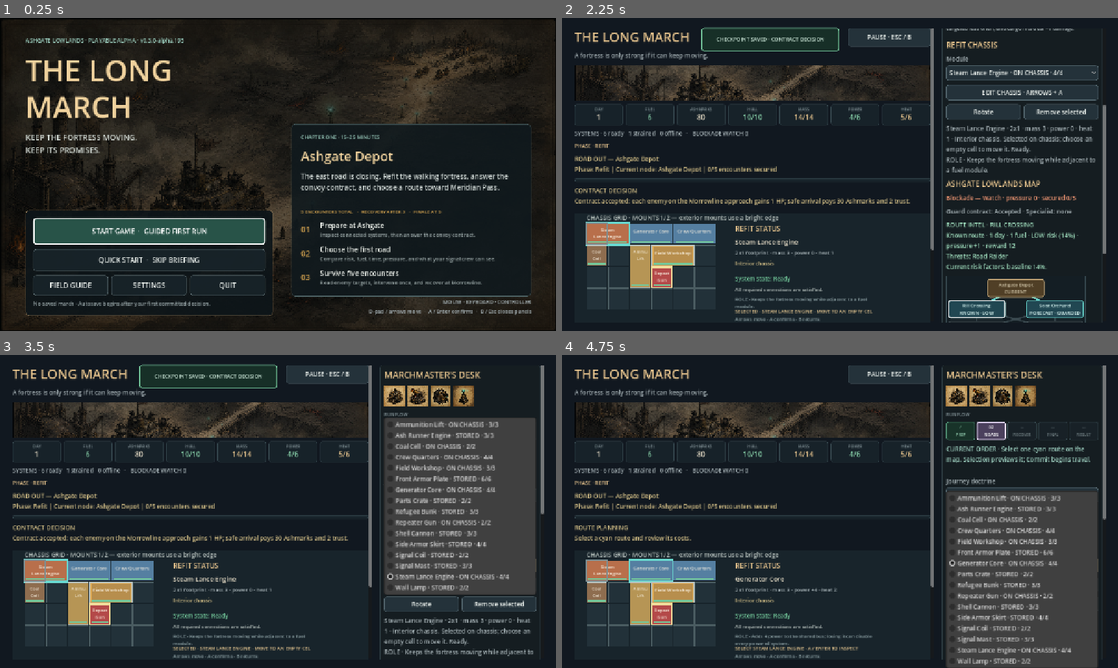
Above: before the commit, frames 1-4 (two rows, left to right).
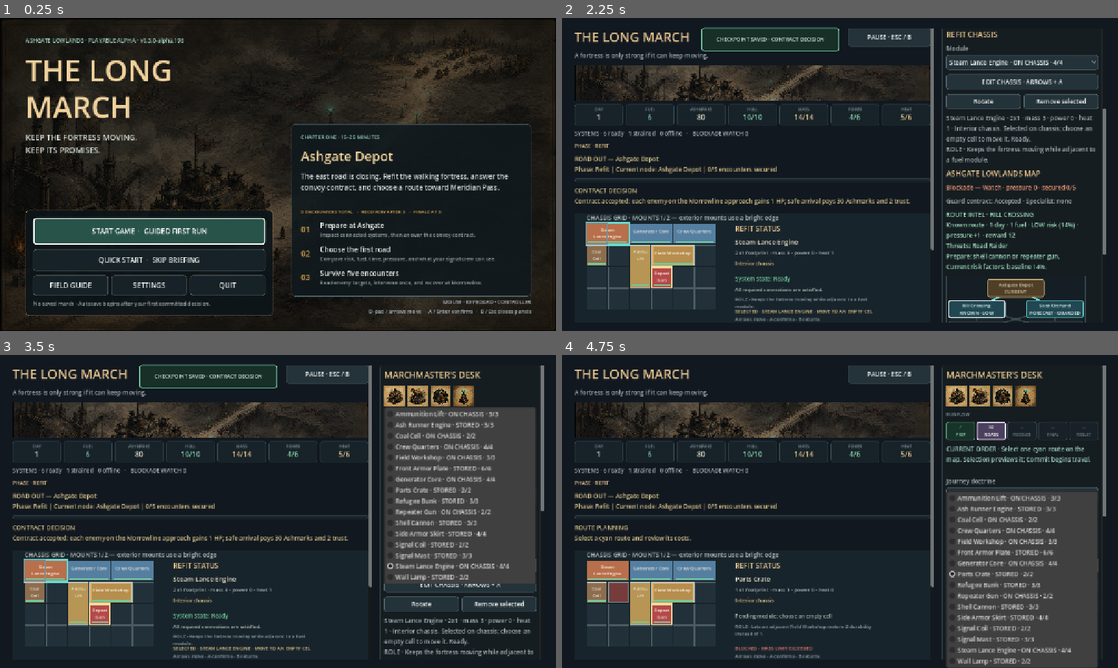
Above: after the commit, the same moments.

Repository: raphaelroshan/the-long-march
Game: Godot game, scene res://scenes/App.tscn
Two runs of this game, one before a commit and one after it. Both use one fixed random seed, a clock stepped at 60 frames per second and the inputs below.
Inputs (mouse positions are in pixels of both pictures, inside the frame that each line leads up to):
- Up to frame 1 (0.25 s): no input
- Up to frame 2 (2.25 s): click "START GAME · GUIDED FIRST RUN" at 0.5 s; click "SKIP FOR THIS RUN" at 1.25 s; click "GUARD THE CONVOY MORROWLINE ·…" at 2 s
- Up to frame 3 (3.5 s): click "Steam Lance Engine · ON CHASS…" at 2.75 s
- Up to frame 4 (4.75 s): click "Protect Cargo" at 3.5 s; click (1023, 564) at 4.25 s, where only the run before the commit has a clickable "Generator Core · ON CHASSIS ·…"

The runs differ from the first frame. In frame 1, less than 0.1% of the frame differs, in the area x 32-33%, y 6-8%; in frame 2, 7.3%, in the area x 69-98%, y 3-78%; in frame 3, 4.3%; in frame 4, 1.4%.

Commit message:
Make known route intel actionable

Diff:
--- a/project.godot
+++ b/project.godot
@@ -4,7 +4,7 @@
 
 [application]
 config/name="The Long March"
-config/version="0.3.0-alpha.195"
+config/version="0.3.0-alpha.196"
 run/main_scene="res://scenes/App.tscn"
 config/features=PackedStringArray("4.4", "GL Compatibility")
 
--- a/src/core/fortress_state.gd
+++ b/src/core/fortress_state.gd
@@ -397,9 +397,14 @@
 	if predicted_heat > BASE_HEAT_LIMIT:
 		encounter_difficulty += 1
 	var threat_names: Array[String] = []
+	var counter_hints: Array[String] = []
 	if visibility == "known":
 		for enemy_id in node.get("encounter", []):
-			threat_names.append(String(ENCOUNTER_ENEMIES.get(String(enemy_id), {}).get("name", enemy_id)))
+			var enemy_definition: Dictionary = ENCOUNTER_ENEMIES.get(String(enemy_id), {})
+			threat_names.append(String(enemy_definition.get("name", enemy_id)))
+			var counter_hint := String(enemy_definition.get("counter", ""))
+			if not counter_hint.is_empty() and counter_hint not in counter_hints:
+				counter_hints.append(counter_hint)
 	var risk_factors: Array[String] = []
 	if visibility != "unscouted":
 		risk_factors.append("baseline %.0f%%" % (base_risk * 100.0))
@@ -429,6 +434,7 @@
 		"reward": int(node.get("reward", 0)),
 		"threat_hint": String(node.get("threat_hint", "uncertain road pressure")),
 		"threats": threat_names,
+		"counter_hints": counter_hints,
 		"closed": campaign_node_closed(node_id)
 	}
 
--- a/src/ui/campaign_map.gd
+++ b/src/ui/campaign_map.gd
@@ -172,7 +172,9 @@
 		var factor_text := " · ".join(risk_factors) if not risk_factors.is_empty() else "none visible"
 		risk_detail = "\n%s risk factors: %s." % ["Visible" if visibility == "unscouted" else "Current", factor_text]
 	if visibility == "known":
-		return "Known route · %s · %d fuel · %s risk (%.0f%%) · pressure +%d · reward %d\nThreats: %s%s" % [day_text, int(preview.get("fuel", 0)), risk_band, risk * 100.0, int(preview.get("pressure_gain", 0)), int(preview.get("reward", 0)), ", ".join(preview.get("threats", [])), risk_detail]
+		var counters: Array = preview.get("counter_hints", [])
+		var counter_detail := "\nPrepare: %s." % " or ".join(counters) if not counters.is_empty() else ""
+		return "Known route · %s · %d fuel · %s risk (%.0f%%) · pressure +%d · reward %d\nThreats: %s%s%s" % [day_text, int(preview.get("fuel", 0)), risk_band, risk * 100.0, int(preview.get("pressure_gain", 0)), int(preview.get("reward", 0)), ", ".join(preview.get("threats", [])), counter_detail, risk_detail]
 	if visibility == "forecast":
 		return "Forecast route · %s · %d fuel · %s risk (%.0f%%) · pressure +%d\nExpected: %s. Exact contacts remain uncertai …(198 unchanged characters)…
 	return "Unscouted route · %s · %d fuel\nBroad warning: %s. Risk, reward, and exact contacts are unknown.%s%s" % [day_text, int(preview.get("fuel", 0)), String(preview.get("threat_hint", "uncertain pressure")), risk_detail, intel_upgrade]
--- a/src/ui/main.gd
+++ b/src/ui/main.gd
@@ -1946,7 +1946,8 @@
 		var visibility := String(selected_preview.get("visibility", "unscouted"))
 		var threat_hint := String(selected_preview.get("threat_hint", "uncertain pressure"))
 		if visibility == "known":
-			campaign_commit_intel_label.text = "KNOWN CONTACTS · %s" % ", ".join(selected_preview.get("threats", []))
+			var counters: Array = selected_preview.get("counter_hints", [])
+			campaign_commit_intel_label.text = "KNOWN CONTACTS · %s%s" % [", ".join(selected_preview.get("threats", [])), "\nPREPARE · %s" % " or ".join(counters) if not counters.is_empty() else ""]
 			campaign_commit_intel_label.add_theme_color_override("font_color", Color("#9fddbd"))
 		elif visibility == "forecast":
 			campaign_commit_intel_label.text = "EXPECTED HAZARD · %s · Exact contacts remain uncertain." % threat_hint
--- a/tests/test_fortress_state.gd
+++ b/tests/test_fortress_state.gd
@@ -454,7 +454,7 @@
 	_expect(state.guard_contract_status == "offered", "Ashgate should present the first guard contract")
 	_expect(state.campaign_available_nodes() == ["rill_crossing", "soot_orchard"], "the authored map should begin with two forward nodes")
 	var preview := state.campaign_node_preview("red_wheel_toll_bridge", "protect_cargo")
-	_expect(String(preview.visibility) == "unscouted" and preview.get("threats", []).is_empty(), "a strained signal should leave an unscouted branch's exact threats hidden")
+	_expect(String(preview.visibility) == "unscouted" and preview.get("threats", []).is_empty() and preview.get("counter_hints", []).is_empty(), "a strained signal should leave an unscouted branch's exact threats and counters hidden")
 	_expect("baseline 36%" not in preview.get("risk_factors", []) and "heavy fortress +5pt, +1 fuel" not in preview.get("risk_factors", []), "an unscouted route should not leak its baseline risk and should only expose modifiers that actually apply")
 	state.choose_guard_contract(false)
 	var first := _campaign_battle(state, "rill_crossing")
@@ -475,7 +475,7 @@
 	_expect(bool(state.resolve_campaign_event("restore_relay").get("ok", false)), "an operational signal should restore the relay")
 	_expect(bool(state.recruit_iven_pell().get("ok", false)), "Iven Pell should join a fortress with crew quarters after the relay is restored")
 	var preview := state.campaign_node_preview("signal_causeway")
-	_expect(String(preview.visibility) == "known" and not preview.get("threats", []).is_empty(), "Iven should reveal exact immediate-node threats")
+	_expect(String(preview.visibility) == "known" and not preview.get("threats", []).is_empty() and not preview.get("counter_hints", []).is_empty(), "Iven should reveal exact immediate-node threats and actionable counters")
 	var restored := LongMarchState.new(0)
 	restored.load_serialized(state.serialize())
 	_expect(restored.specialist_id == "iven_pell" and restored.guard_contract_status == "accepted", "save/load should preserve the specialist and contract")
--- a/tests/test_prototype_flow.gd
+++ b/tests/test_prototype_flow.gd
@@ -221,7 +221,7 @@
 	game.doctrine_option.item_selected.emit(2)
 	game.campaign_map.button_for("rill_crossing").pressed.emit()
 	await process_frame
-	_expect(game.campaign_commit_intel_label.visible and game.c …(84 unchanged characters)… intel_label.text.contains("Road Raider"), "route commitment should keep known contacts adjacent to the final action")
+	_expect(game.campaign_commit_intel_label.visible and game.c …(84 unchanged characters)… intel_label.text.contains("Road Raider") and game.campaign_commit_intel_label.text.contains("PREPARE") and game.campaign_commit_intel_label.text.contains("repeater gun"), "route commitment should keep known contacts and their actionable counters adjacent to the final action")
 	_expect(game.doctrine_detail_label.text.begins_with("OVERHEAT WARNING") and game.campaign_map.commit_button.text.contains("HEAT 7/6"), "an overheating doctrine should expose predicted heat in the route commitment")
 	_expect(game.encounter_label.text.contains("Rill Crossing selected") and game.encounter_label.text.contains("B/Esc cancels selection"), "the route-review status should name the road being considered and expose its controller-safe exit")
 	_expect(game.route_preview_label.text.contains("ROUTE READY · RILL CROSSING") and not game.route_preview_label.text.contains("SOOT ORCHARD"), "route selection should replace stale focus intel with the road being committed")
@@ -258,7 +258,7 @@
 	game._refresh_ui()
 	game.campaign_map.button_for("rill_crossing").grab_focus()
 	await process_frame
-	_expect(game.route_preview_label.text.contains("ROUTE INTEL …(200 unchanged characters)… _preview_label.text.contains("LOW risk"), "keyboard or controller focus should expose naturally phrased route intel above the map")
+	_expect(game.route_preview_label.text.contains("ROUTE INTEL …(200 unchanged characters)… _preview_label.text.contains("LOW risk") and game.route_preview_label.text.contains("Prepare:") and game.route_preview_label.text.contains("repeater gun"), "keyboard or controller focus should expose naturally phrased route intel and known counters above the map")
 	_expect(game.route_preview_label.text.contains("Current risk factors: baseline 14%."), "known route intel should expose the baseline behind its displayed risk")
 	_expect(game.route_preview_label.get_theme_color("font_color") == Color("#9fddbd"), "low-risk route intel should use the safe scan color while retaining its text label")
 	game.campaign_map.button_for("soot_orchard").grab_focus()
--- a/tools/ci_manifest.json
+++ b/tools/ci_manifest.json
@@ -1,7 +1,7 @@
 {
   "slug": "the-long-march",
   "display_name": "The Long March",
-  "prototype_version": "0.3.0-alpha.195",
+  "prototype_version": "0.3.0-alpha.196",
   "playtest_ready": true,
   "godot_test": "res://tests/test_fortress_state.gd",
   "primary_repo": "raphaelroshan/the-long-march",
Not shown, changed: export_presets.cfg
Not shown, changed: docs/decision_log.md
